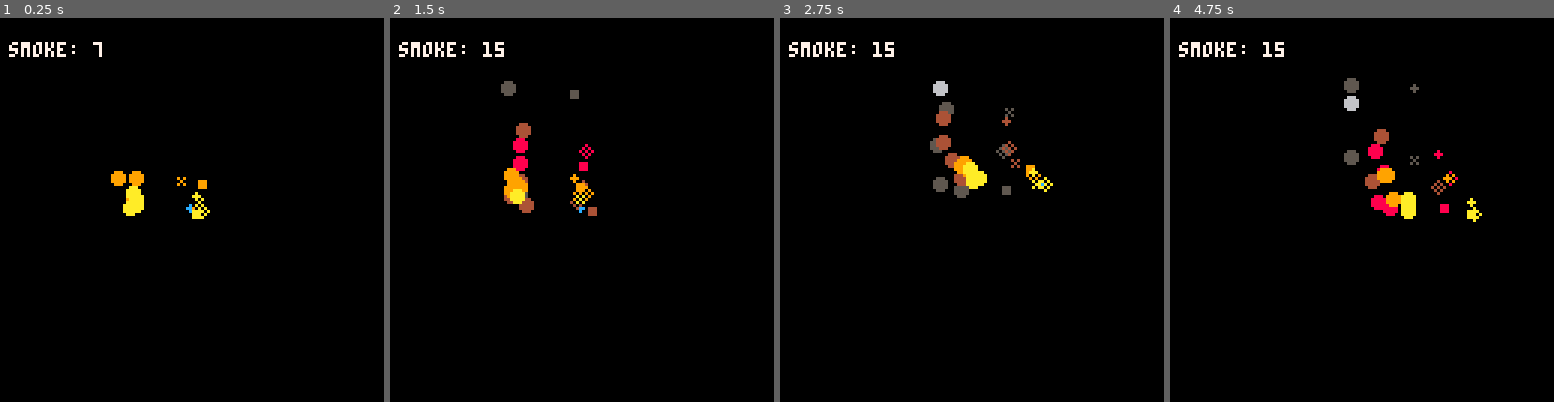
Above: before the commit, frames 1-4 (left to right).
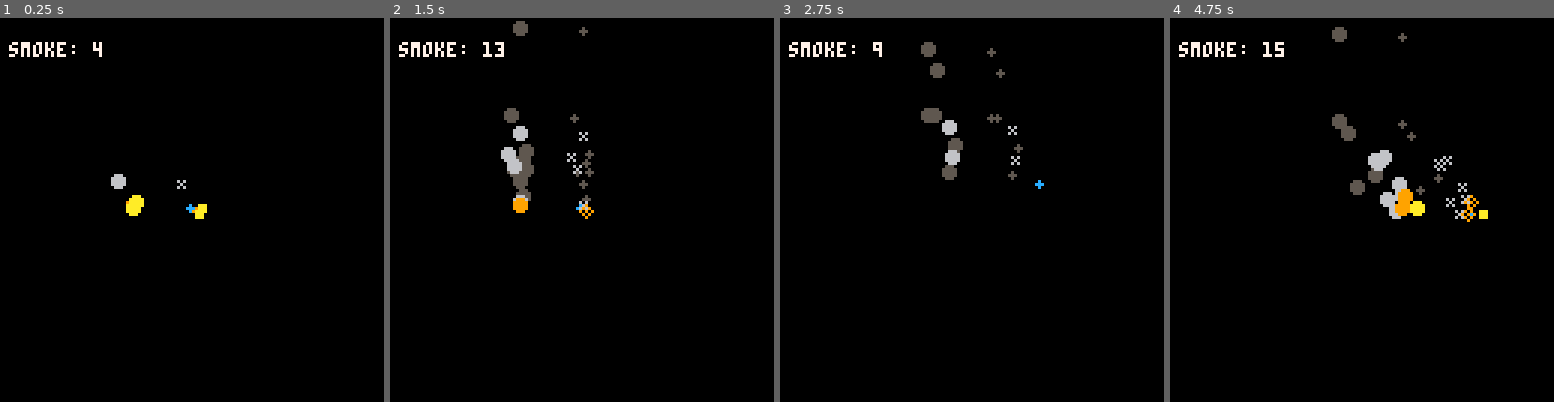
Above: after the commit, the same moments.

Repository: johndalton/tinyshmup
Game: PICO-8 cartridge smoke.p8
Two runs of this game, one before a commit and one after it. Both use one fixed random seed, a clock stepped at 60 frames per second and the inputs below.
Inputs:
- Up to frame 1 (0.25 s): no input
- Up to frame 2 (1.5 s): no input
- Up to frame 3 (2.75 s): hold Right 1.6-2.1 s; hold Up 2.15-2.42 s; hold Right from 2.47 s (still down)
- Up to frame 4 (4.75 s): release Right at 3.03 s; hold Left 3.08-3.58 s; hold Down 3.63-3.97 s; hold Right 4.02-4.68 s; hold Up from 4.73 s (still down)

The runs differ from the first frame. In frame 1, 0.7% of the frame differs, in the area x 24-55%, y 6-53%; in frame 2, 2.5%; in frame 3, 2.9%; in frame 4, 3.3%, in the area x 42-83%, y 2-54%.

Commit message:
Exponential colour aging looks better.

Diff:
--- a/smoke.p8
+++ b/smoke.p8
@@ -2,7 +2,7 @@
 version 8
 __lua__
 o={}
-smoke_colour={10,9,8,4,5,6}
+smoke_colour={10,9,6,5,12}
 
 function _init()
   o.x=63
@@ -23,7 +23,9 @@
   s.dy=rnd(2)*-1
 
   s.age=1
-  s.colour=smoke_colour[1]
+  s.change=2
+  s.sprite=16
+  s.colour=1
 
   return s
 end
@@ -31,13 +33,15 @@
 function update_smoke(s)
   s.age+=1
 
-  if s.age > 25
+  if s.age > 32
   then
     del(o.smoke, s)
   else
-    if s.age%5==0
+    if s.age>s.change
     then
-      s.colour=smoke_colour[s.age/5+1]
+      s.sprite+=1
+      s.colour+=1
+      s.change*=s.change
     end
   end
 
@@ -52,20 +56,18 @@
 
   foreach(o.smoke, update_smoke)
 
-  if #o.smoke<15 and rnd(10)>1
+  if #o.smoke<15 and rnd(5)>3
   then
     add(o.smoke, make_smoke(o))
   end
 end
 
 function draw_smoke(s)
-  -- pick a random smoke sprite
-  ss=15+s.age%5
-  pal(15,s.colour)
-  spr(ss,s.x,s.y)
+  pal(15,smoke_colour[s.colour])
+  spr(s.sprite,s.x,s.y)
 
   -- for comparison
-  circfill(s.x-20,s.y,2,s.colour)
+  circfill(s.x-20,s.y,2,smoke_colour[s.colour])
 end
 
 function _draw()
